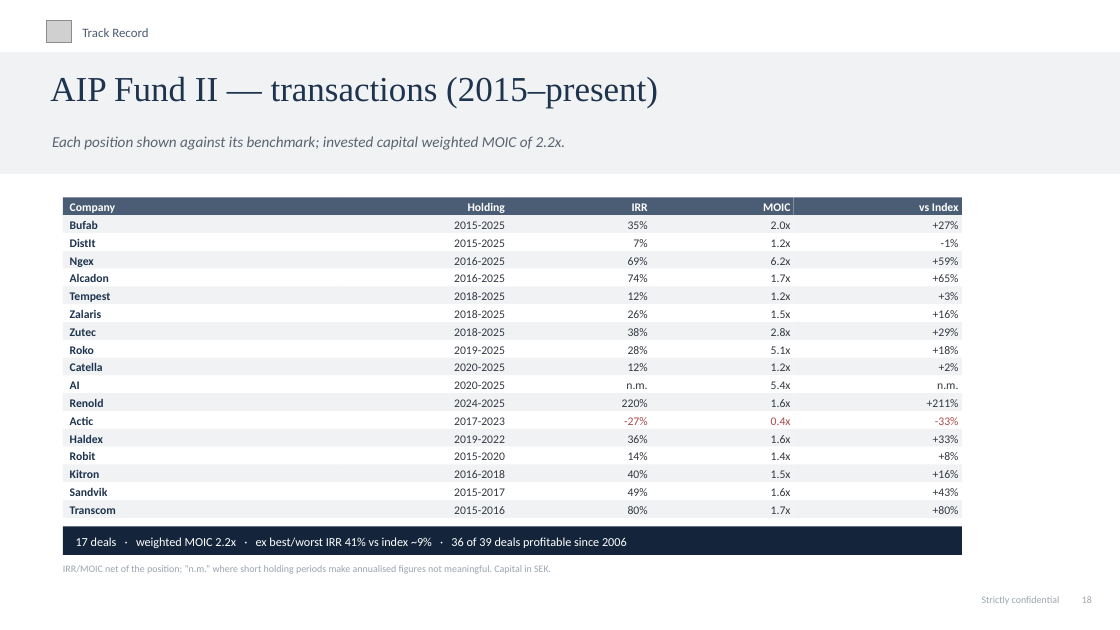
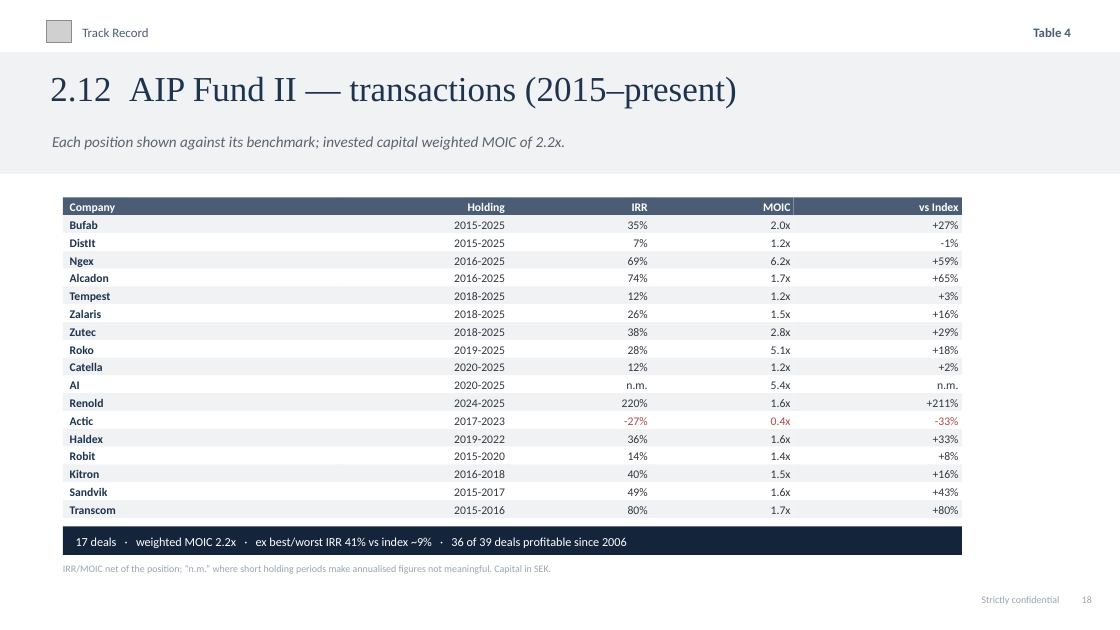
Before and after one commit to charette-lab/Claude, a slide deck: slide 21 of Athanase_Engaged_Ownership_Allocator_Deck.pptx. Drawn at 1120x630 pixels with LibreOffice and Linux fonts; fonts in the diff are those of the drawing; grey boxes stand for pictures. Boxes give left, top, right and bottom in pixels: in the first picture for what was removed or moved away, otherwise in the second. Text is boxed around its words. In the diff, an @@ line names an element or a change of style, - is before the commit and + after.

```diff
--- a/Athanase_Engaged_Ownership_Allocator_Deck.pptx
+++ b/Athanase_Engaged_Ownership_Allocator_Deck.pptx
@@ text added at box(1033, 28, 1070, 37), 11 pt, text #4A5D75, bold @@
+Table 4
@@ text at box(50, 76, 737, 108): text changed @@
-AIP Fund II — transactions (2015–present)
+2.12 AIP Fund II — transactions (2015–present)
```
Also in this commit, not shown: 21 other slides changed, 1 other file.
